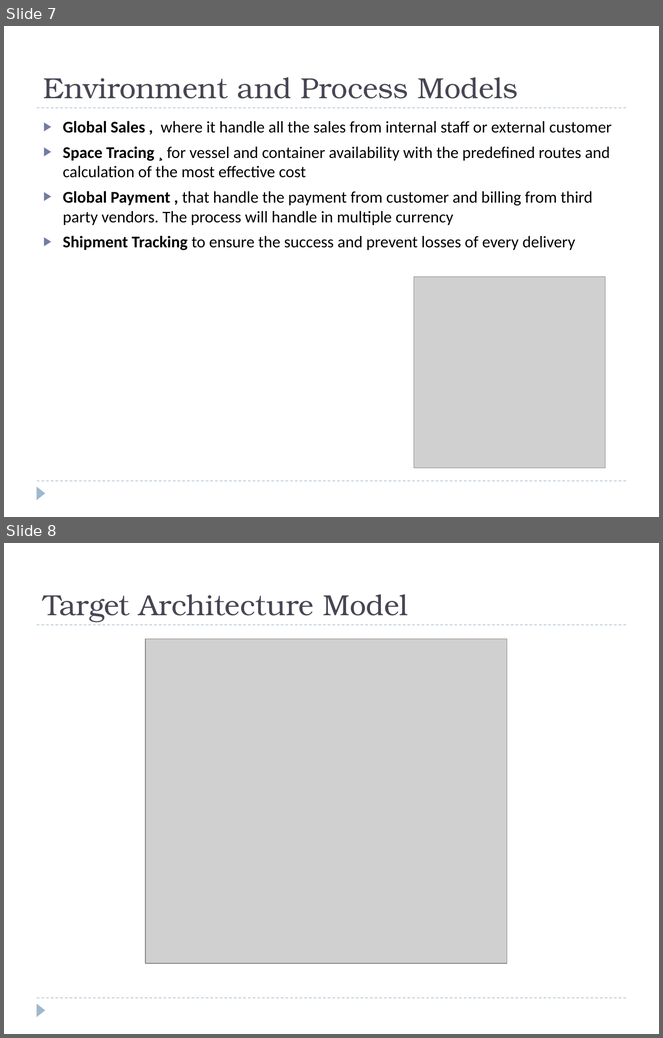
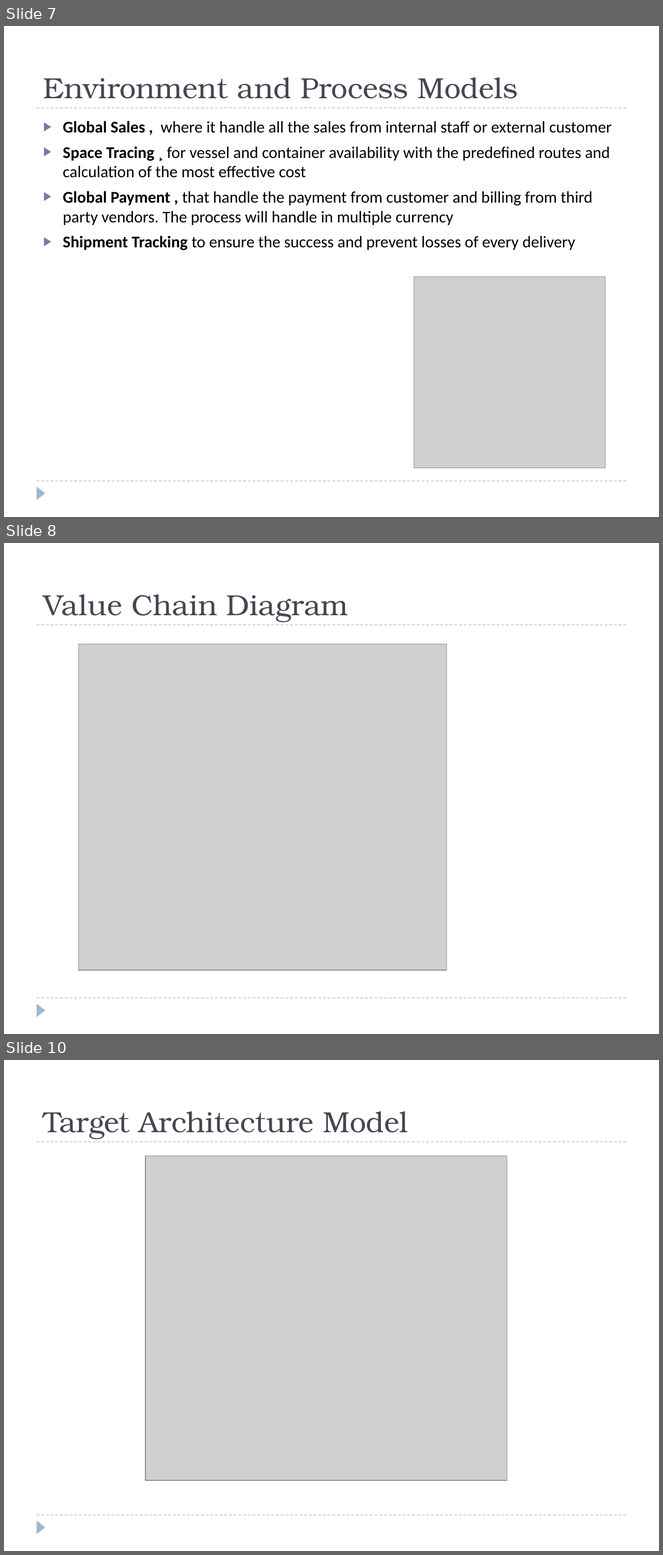
Before and after one commit to windieccf/t1-shipping, a slide deck: Enterprise Architech Presentation.pptx. Shown one above the other, each under a label of ours: slides 7 and 8 before the commit, slides 7, 8 and 10 after it; the slides between them are not shown. The pictures are 663x1038 and 663x1555 pixels, drawn with LibreOffice and Linux fonts; fonts in the diff are those of the drawing; grey boxes stand for pictures. Boxes give left, top, right and bottom in pixels: in the first picture for what was removed or moved away, otherwise in the second. Text is boxed around its words. In the diff, an @@ line names an element or a change of style, - is before the commit and + after.

```diff
--- a/Enterprise Architech Presentation.pptx
+++ b/Enterprise Architech Presentation.pptx
@@ slide 8 added at bbox=[4, 543, 659, 1034], background #FFFFFF; not listed: 3 template elements that a slide beside it also shows @@
@@ title added at bbox=[44, 594, 349, 623], 32 pt, text #464653 @@
+Value Chain Diagram
@@ picture added at bbox=[79, 644, 446, 971] @@
@@ what was slide 8 is now slide 10 @@
```
Also in this commit, not shown: 2 slides changed, 1 other slide added.
